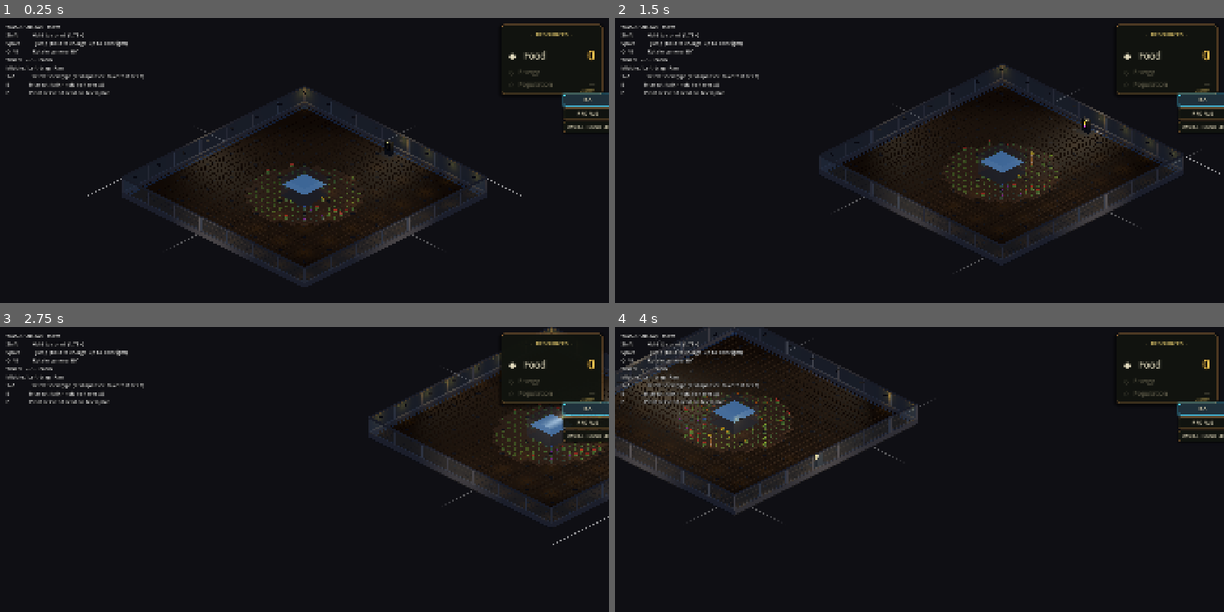
Above: before the commit, frames 1-4 (two rows, left to right).
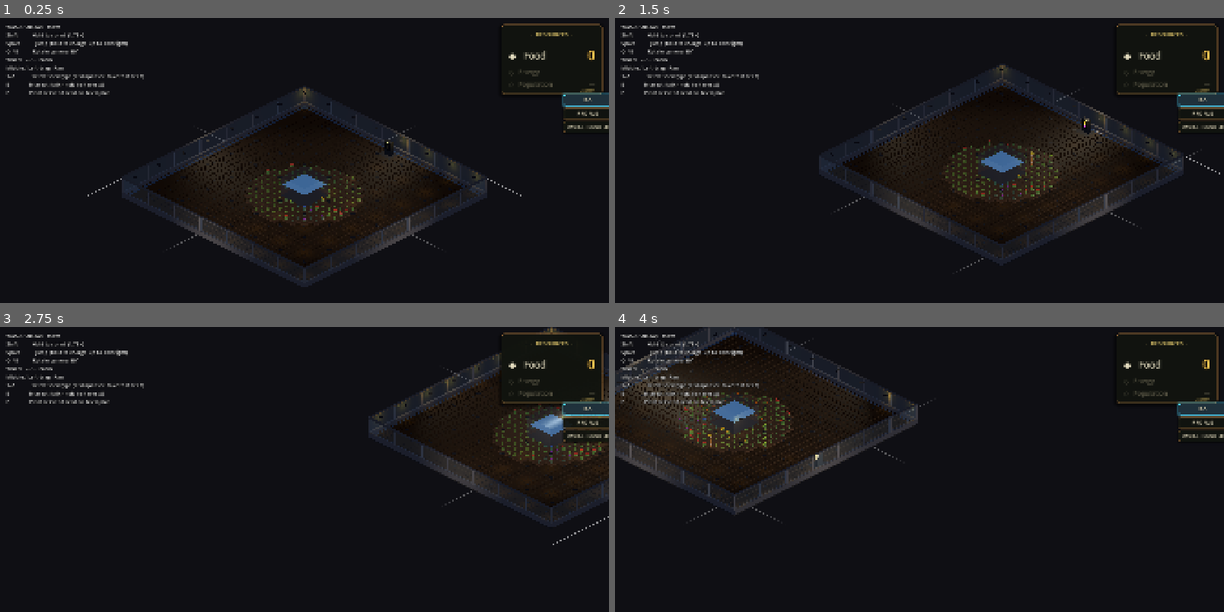
Above: after the commit, the same moments.

Repository: jaredclarkgay/space-tower-iso
Game: Godot game, scene res://scenes/iso_prototype/iso_prototype.tscn
Two runs of this game, one before a commit and one after it. Both use one fixed random seed, a clock stepped at 60 frames per second and the inputs below.
Inputs (mouse positions are in pixels of both pictures, inside the frame that each line leads up to):
- Up to frame 1 (0.25 s): no input
- Up to frame 2 (1.5 s): tap Enter at 0.5 s; move the mouse to (1053, 171) at 0.52 s; hold D (move_right) 0.53-1.25 s; hold Space (jump) 0.53-1.25 s; tap P (plant) at 0.6 s; click (1053, 171) at 0.67 s; drag from (797, 206) to (889, 257) at 1.27 s
- Up to frame 3 (2.75 s): tap Enter at 2 s; move the mouse to (365, 423) at 2.02 s; hold D (move_right) from 2.03 s (still down); hold Middle mouse button (camera_pan) from 2.03 s (still down); tap Space (jump) at 2.3 s
- Up to frame 4 (4 s): release D (move_right) at 2.75 s; release Middle mouse button (camera_pan) at 2.75 s; tap Space (jump) at 2.75, 3.77, 3.8 s; drag from (889, 566) to (736, 446) at 2.77 s; tap Enter at 3.5 s; move the mouse to (1102, 549) at 3.52 s; hold A (move_left) from 3.53 s (still down); hold R (camera_rotate_right) from 3.53 s (still down)

The runs differ from the first frame. In frame 1, less than 0.1% of the frame differs, in the area x 40-60%, y 51-71%; in frame 2, 0.1%, in the area x 54-73%, y 44-64%; in frame 3, less than 0.1%; in frame 4, less than 0.1%.

Commit message:
fix(iso): freeze OTS yaw mid-pose, scale 3D prompts to camera, beefier squash + sprout
Four cheap improvements after capturing planting + jumping in OTS:

- Camera no longer rotates around the player during a held pose. Added
  iso_player.is_holding_pose() (true mid-plant, mid-harvest, charging
  jump); the OTS yaw chase bails on it, so the body turn-to-face-plot
  on plant trigger doesn't spin the camera around the moment.
- 3D prompt + feedback labels now scale with the current ortho size.
  Default ortho 40 = 1.0× (unchanged); OTS at 5 ≈ 0.22× (clamp). Stops
  the "P / Plant Tomato" overlay from covering half the body when the
  operator is in PROFILE or OTS. iso_floor's harvest + plant feedback
  floaters use the same _adapt_pixel_size helper.
- Landing squash strengthened: PLAYER_LAND_SQUASH_DURATION 0.16 → 0.32,
  PLAYER_VISUAL_LAND_SCALE 0.82 → 0.65. The bounce now reads as a
  beat instead of vanishing in 5 frames.
- Stage-1 sprout radius 0.04 → 0.10 (other stages nudged to keep the
  growth curve smooth). Freshly-planted sprout is actually visible now.
- New "Planted <Type>" floater rises from the plot on plant completion,
  same fade arc as harvest feedback so the action has a discrete result
  beat.

Co-Authored-By: Claude Opus 4.7 (1M context) <noreply@anthropic.com>

Diff:
--- a/autoloads/constants.gd
+++ b/autoloads/constants.gd
@@ -94,9 +94,10 @@
 const PLAYER_JUMP_VELOCITY := 10.0      # m/s upward impulse on tap (~1.56 m peak)
 const PLAYER_JUMP_VELOCITY_MAX := 20.0  # m/s upward impulse at full charge (4× height)
 const PLAYER_JUMP_CHARGE_DURATION := 1.0  # seconds of held Space to reach max
-const PLAYER_LAND_SQUASH_DURATION := 0.16 # seconds of squash on landing
+const PLAYER_LAND_SQUASH_DURATION := 0.32 # seconds of squash on landing — longer
+                                           # so the bounce reads as a real beat
 const PLAYER_VISUAL_CROUCH_SCALE := 0.62  # visual.scale.y at full charge
-const PLAYER_VISUAL_LAND_SCALE := 0.82    # visual.scale.y at landing peak
+const PLAYER_VISUAL_LAND_SCALE := 0.65    # visual.scale.y at landing peak — deeper
 
 # --- Plant growth + harvest lifecycle ---
 # 5 visible growth stages (sprout → ready). Total growth time across the
--- a/scenes/iso_prototype/iso_camera.gd
+++ b/scenes/iso_prototype/iso_camera.gd
@@ -353,6 +353,12 @@
 		# Yaw stays fixed for profile — set at mode-entry, doesn't track turns.
 	elif _mode == _c.CAMERA_MODE_OTS:
 		_pivot.global_position = _player_anchor(_c.CAMERA_OTS_HEIGHT_OFFSET)
+		# Freeze the yaw chase when the player is in a held pose (mid-plant,
+		# mid-harvest, charging a jump). The camera keeps tracking position
+		# but stops rotating, so the moment doesn't get spun around.
+		if _iso_player and _iso_player.has_method("is_holding_pose") \
+				and _iso_player.is_holding_pose():
+			return
 		var target_yaw: float = _player_yaw_or(_pivot.rotation.y) + PI
 		var diff: float = wrapf(target_yaw - _pivot.rotation.y + PI, 0.0, TAU) - PI
 		var step: float = clamp(_c.CAMERA_OTS_YAW_LERP_RATE * delta, 0.0, abs(diff))
--- a/scenes/iso_prototype/iso_floor.gd
+++ b/scenes/iso_prototype/iso_floor.gd
@@ -176,7 +176,7 @@
 	label.outline_size = 6
 	label.modulate = color
 	label.outline_modulate = Color(0, 0, 0, 0.85)
-	label.pixel_size = pixel_size
+	label.pixel_size = _adapt_pixel_size(pixel_size)
 	label.billboard = BaseMaterial3D.BILLBOARD_ENABLED
 	label.no_depth_test = true
 	label.position = plot.world_pos + Vector3(0, 0.7, 0)
@@ -186,6 +186,17 @@
 	tween.tween_property(label, ^"position:y", start_y + 1.4, 1.0)
 	tween.tween_property(label, ^"modulate:a", 0.0, 1.0)
 	tween.finished.connect(label.queue_free)
+
+
+# Scale a base Label3D pixel_size by the current camera ortho_size so 3D
+# floaters stay roughly screen-constant from iso default down to OTS close-up.
+# Clamped on the low end so the text can't go microscopic at extreme zoom.
+func _adapt_pixel_size(base_pixel_size: float) -> float:
+	var gs := get_node_or_null("/root/GameState")
+	if gs == null:
+		return base_pixel_size
+	var ortho: float = float(gs.camera.get("ortho_size", _c.CAMERA_ORTHO_SIZE_DEFAULT))
+	return base_pixel_size * clamp(ortho / _c.CAMERA_ORTHO_SIZE_DEFAULT, 0.22, 1.0)
 
 
 # --- Slab -------------------------------------------------------------------
@@ -608,6 +619,28 @@
 	# Tiny dirt-poof: spawn a few small brown sphere bursts around the soil
 	# that fade out as they rise. Cheap moment without extra dependencies.
 	_spawn_plant_dirt_poof(plot.world_pos)
+	# "+ Planted" floater so the action has a visible result beat — without
+	# it the kneel ends and the only feedback is a quietly emerging sprout.
+	_spawn_plant_feedback(plot, plant_type)
+
+
+func _spawn_plant_feedback(plot: Dictionary, plant_type: Dictionary) -> void:
+	var label := Label3D.new()
+	label.text = "Planted %s" % plant_type.name
+	label.font_size = 40
+	label.outline_size = 6
+	label.modulate = Color(0.65, 0.95, 0.55, 1.0)
+	label.outline_modulate = Color(0, 0, 0, 0.85)
+	label.pixel_size = _adapt_pixel_size(0.011)
+	label.billboard = BaseMaterial3D.BILLBOARD_ENABLED
+	label.no_depth_test = true
+	label.position = plot.world_pos + Vector3(0, 0.55, 0)
+	add_child(label)
+	var start_y: float = label.position.y
+	var tween := create_tween().set_parallel(true)
+	tween.tween_property(label, ^"position:y", start_y + 1.1, 1.1)
+	tween.tween_property(label, ^"modulate:a", 0.0, 1.1)
+	tween.finished.connect(label.queue_free)
 
 
 func _spawn_plant_dirt_poof(world_pos: Vector3) -> void:
@@ -666,7 +699,9 @@
 	# Stages 1..5 → progressively larger foliage. Stage 5 capped at 0.20 so
 	# the fruit accents (positioned above and outside the sphere) actually
 	# read at iso distance instead of being engulfed by green leaves.
-	var radii := [0.04, 0.08, 0.12, 0.16, 0.20]
+	# Stage 1 raised from 0.04 → 0.10 so a freshly-planted sprout is
+	# actually visible after the kneel; previous value was a green pinhead.
+	var radii := [0.10, 0.13, 0.155, 0.18, 0.20]
 	return radii[stage - 1]
 
 
--- a/scenes/iso_prototype/iso_player.gd
+++ b/scenes/iso_prototype/iso_player.gd
@@ -398,6 +398,13 @@
 				_e_prompt.text = prompt_action_key
 			if _harvest_label:
 				_harvest_label.text = prompt_subtext
+			# Keep the 3D prompt at roughly constant screen size as the
+			# camera zooms — labels were sized for default ortho 40, so
+			# in close camera modes (OTS at 5, PROFILE at 8, or any
+			# user-zoom) they'd otherwise dominate the frame.
+			var ortho_size: float = float(_gs.camera.get("ortho_size", _c.CAMERA_ORTHO_SIZE_DEFAULT))
+			var prompt_scale: float = clamp(ortho_size / _c.CAMERA_ORTHO_SIZE_DEFAULT, 0.18, 1.0)
+			_prompt_root.scale = Vector3.ONE * prompt_scale
 
 	# Mirror to GameState as the single source of truth.
 	_gs.player.iso_pos = global_position
@@ -631,6 +638,14 @@
 	return _facing_yaw
 
 
+func is_holding_pose() -> bool:
+	# True while the player is rooted in a deliberate beat (mid-harvest,
+	# mid-plant, or charging a jump). The OTS camera reads this to freeze
+	# its yaw-chase so the world doesn't rotate around the player during the
+	# moment they're standing still to do something.
+	return _is_harvesting or _is_planting or _charge_time > 0.0
+
+
 func _facing_from_input(input: Vector2) -> int:
 	# Map input vector to cardinal index 0..3 (N, E, S, W). Used for future
 	# anim/sprite selection; not visually meaningful with a placeholder mesh.
